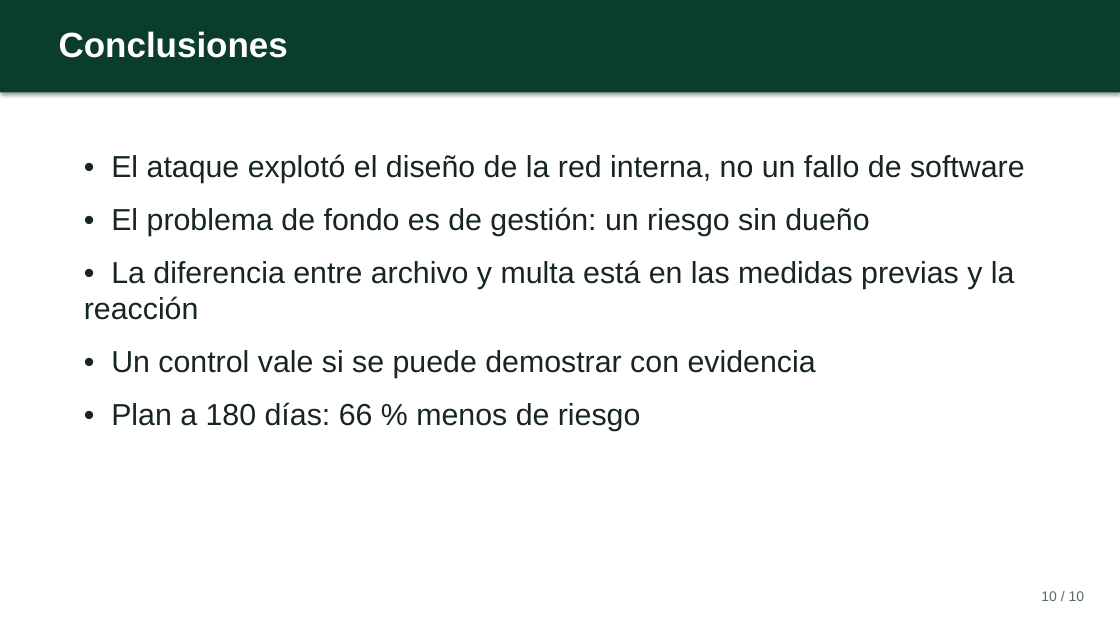
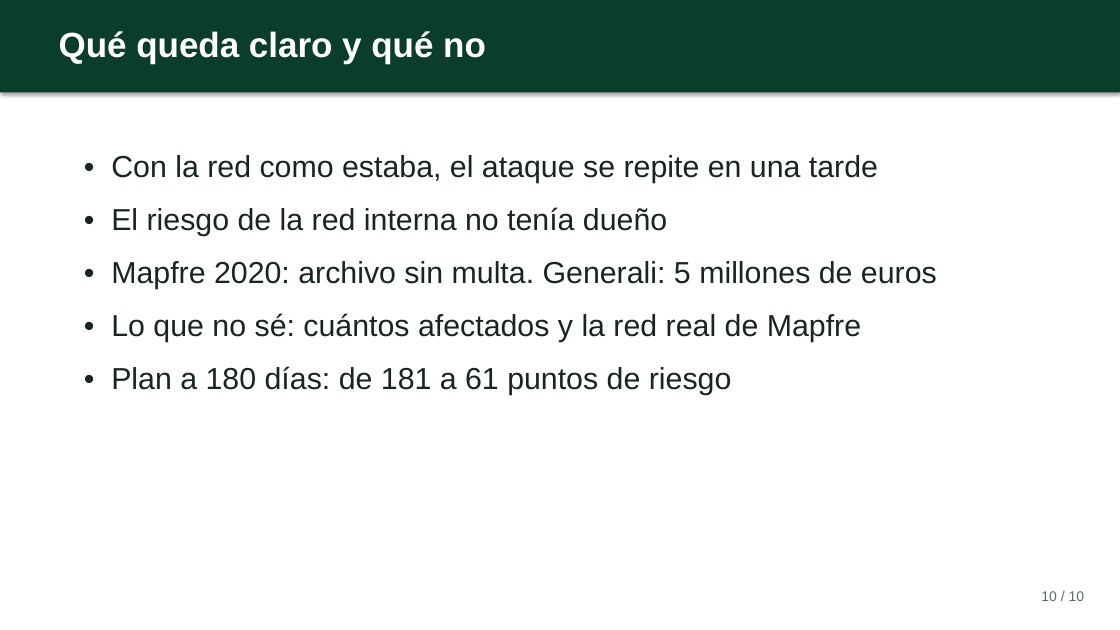
Before and after one commit to EngineeringSebastian-s/Cybersecurity, a slide deck: slide 10 of Lab6/Presentación Laboratorio N.° 6 - Sebastián López Osorno.pptx. Drawn at 1120x630 pixels with LibreOffice and Linux fonts; fonts in the diff are those of the drawing. Boxes give left, top, right and bottom in pixels: in the first picture for what was removed or moved away, otherwise in the second. Text is boxed around its words. In the diff, an @@ line names an element or a change of style, - is before the commit and + after.

Commit message:
Verifica cifras y actualiza entrega del Lab 6
Corrige y documenta afirmaciones sobre Mapfre y Generali, retira la cifra de clientes no verificable y actualiza el guion. Regenera el informe y la presentación en DOCX, PDF y PPTX.

```diff
--- a/Lab6/Presentación Laboratorio N.° 6 - Sebastián López Osorno.pptx
+++ b/Lab6/Presentación Laboratorio N.° 6 - Sebastián López Osorno.pptx
@@ text at bbox=[59, 31, 486, 64]: text changed @@
-Conclusiones
+Qué queda claro y qué no
@@ text at bbox=[111, 155, 937, 395]: text changed @@
-• El ataque explotó el diseño de la red interna, no un fallo de software
-• El problema de fondo es de gestión: un riesgo sin dueño
-• La diferencia entre archivo y multa está en las medidas previas y la reacción
-• Un control vale si se puede demostrar con evidencia
-• Plan a 180 días: 66 % menos de riesgo
+• Con la red como estaba, el ataque se repite en una tarde
+• El riesgo de la red interna no tenía dueño
+• Mapfre 2020: archivo sin multa. Generali: 5 millones de euros
+• Lo que no sé: cuántos afectados y la red real de Mapfre
+• Plan a 180 días: de 181 a 61 puntos de riesgo
```
Also in this commit, not shown: 15 other files.
